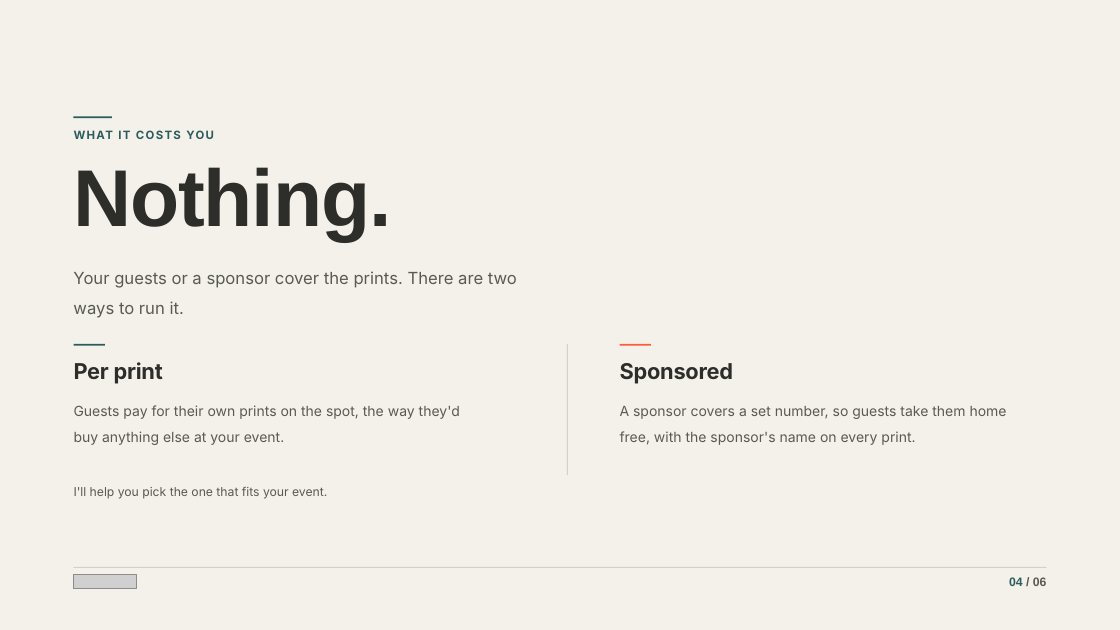
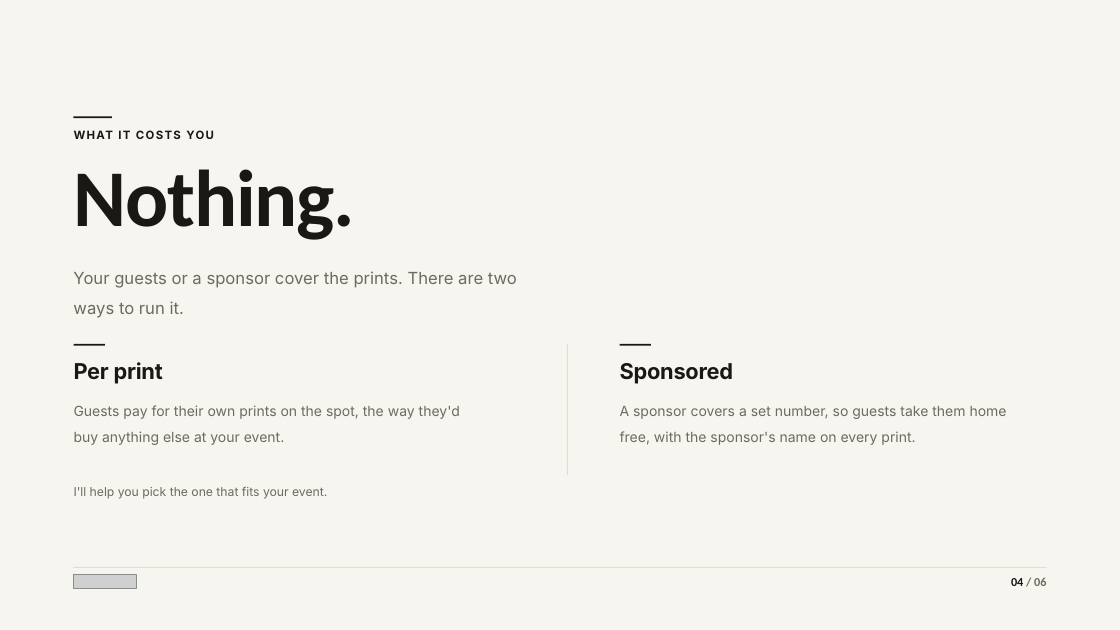
Before and after one commit to phdemotions/future.nostalgia, a slide deck: slide 4 of deck/future-nostalgia-deck.pptx. Drawn at 1120x630 pixels with LibreOffice and Linux fonts; fonts in the diff are those of the drawing; grey boxes stand for pictures. Boxes give left, top, right and bottom in pixels: in the first picture for what was removed or moved away, otherwise in the second. Text is boxed around its words. In the diff, an @@ line names an element or a change of style, - is before the commit and + after.

Commit message:
feat: reskin deck (HTML + PPTX) to the B&W serif system; intentional camera placeholders
Bring the venue deck in line with the monochrome serif brand: Fraunces + Inter,
warm black-and-white palette, no colour accent (emphasis via italic). Both the
self-contained HTML deck and the editable PowerPoint (regenerated from
build_pptx.py) now match the site.

Also replace the empty grey photo placeholders with a faint analog-camera mark
(deck slides + site print frames) so unfilled slots read as intentional, not
broken — the real-photo SWAP path is unchanged.

```diff
--- a/deck/future-nostalgia-deck.pptx
+++ b/deck/future-nostalgia-deck.pptx
@@ background #F4F1EA to #F7F5F0 @@
@@ rectangle at box(74, 117, 113, 118): fill #2B5B5D to #1A1714 @@
@@ text "WHAT IT COSTS YOU" at box(118, 301, 184, 499): text colour #2B5B5D to #1A1714 @@
@@ text "Nothing." at box(74, 169, 355, 240): font Arial to Calibri, text colour #2D2D2A to #1A1714 @@
@@ text "Per print" at box(74, 362, 163, 384): text colour #2D2D2A to #1A1714 @@
@@ rectangle at box(74, 344, 106, 345): fill #2B5B5D to #1A1714 @@
@@ rectangle at box(567, 344, 568, 475): fill #D1D1CE to #E2DDD3 @@
@@ text "Sponsored" at box(620, 363, 734, 384): text colour #2D2D2A to #1A1714 @@
@@ rectangle at box(620, 344, 652, 345): fill #FF5A36 to #1A1714 @@
@@ text colour #5A5A55 to #6E6A62 in 4 elements at box(73, 271, 517, 318), box(74, 405, 460, 445), box(620, 406, 1007, 445), box(74, 487, 327, 499) @@
@@ rectangle at box(74, 567, 1047, 568): fill #D1D1CE to #E2DDD3 @@
@@ text "04 / 06" at box(1011, 577, 1046, 586): font Arial to Calibri; text colour #2B5B5D to #1A1714 in "04"; text colour #5A5A55 to #6E6A62 in "/ 06" @@
```
Also in this commit, not shown: 5 other slides changed, 3 other files.
